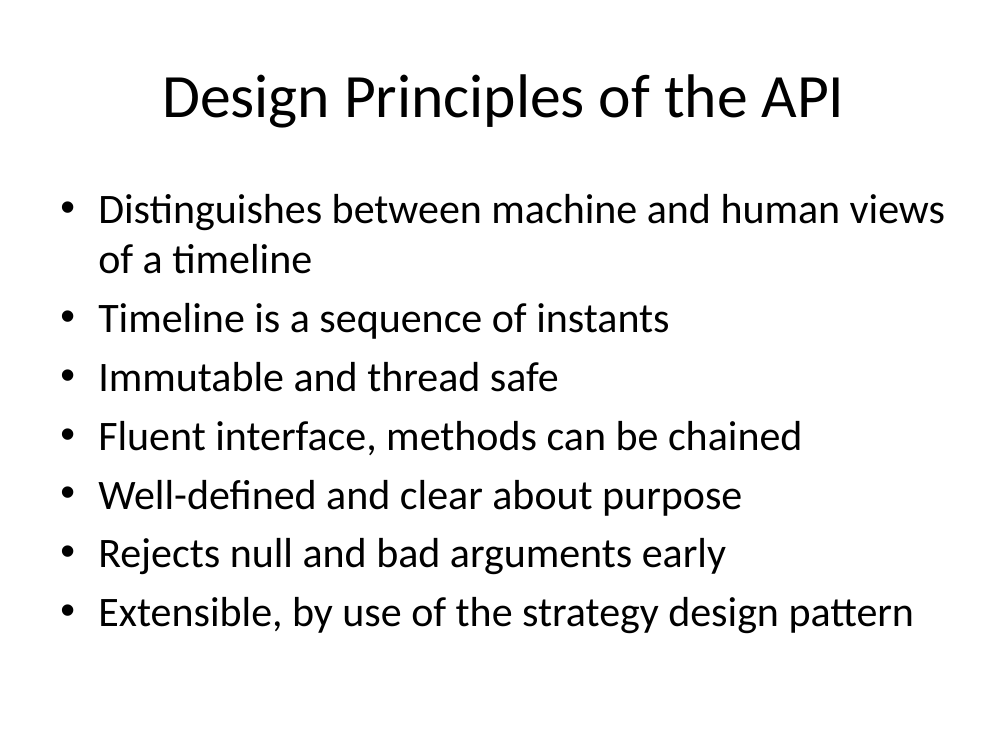
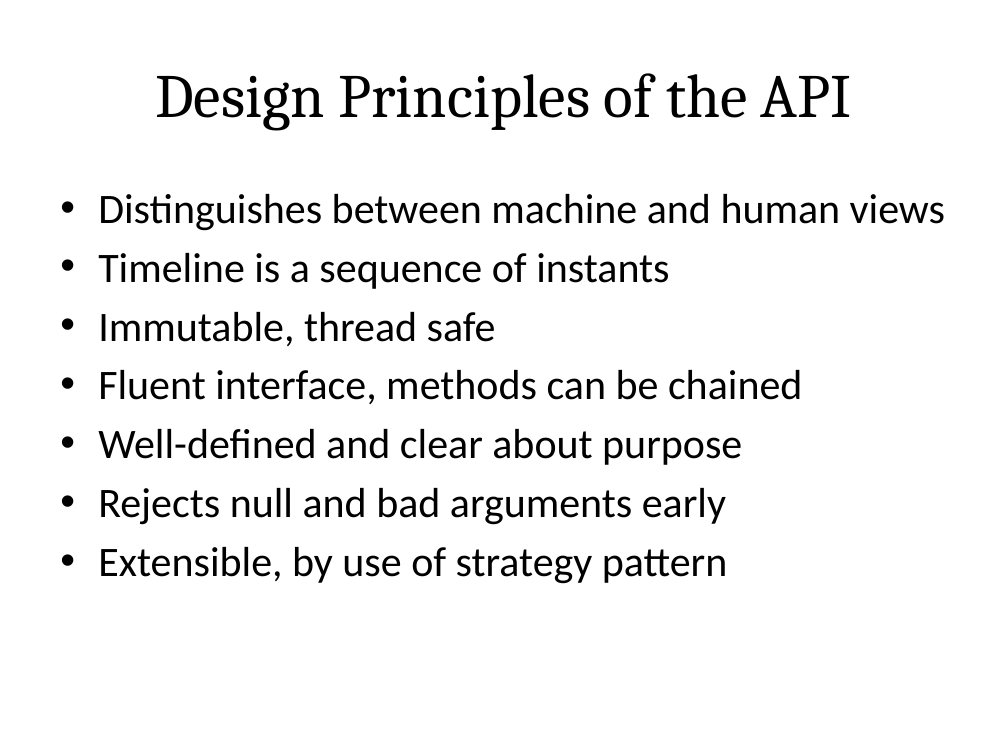
Before and after one commit to sualeh/make-a-date, a slide deck: slide 23 of Java 8 Date and Time API.pptx. Drawn at 1008x756 pixels with LibreOffice and Linux fonts; fonts in the diff are those of the drawing. Boxes give left, top, right and bottom in pixels: in the first picture for what was removed or moved away, otherwise in the second. Text is boxed around its words. In the diff, an @@ line names an element or a change of style, - is before the commit and + after.

```diff
--- a/Java 8 Date and Time API.pptx
+++ b/Java 8 Date and Time API.pptx
@@ title "Design Principles of the API" at [155, 73, 852, 131]: font Calibri to Cambria @@
@@ text at [98, 194, 945, 231]: text changed @@
-• Distinguishes between machine and human views of a timeline
+• Distinguishes between machine and human views
@@ text at [98, 312, 496, 346]: text changed @@
-• Immutable and thread safe
+• Immutable, thread safe
@@ text at [98, 547, 728, 584]: text changed @@
-• Extensible, by use of the strategy design pattern
+• Extensible, by use of strategy pattern
```
Also in this commit, not shown: 42 other slides changed.
